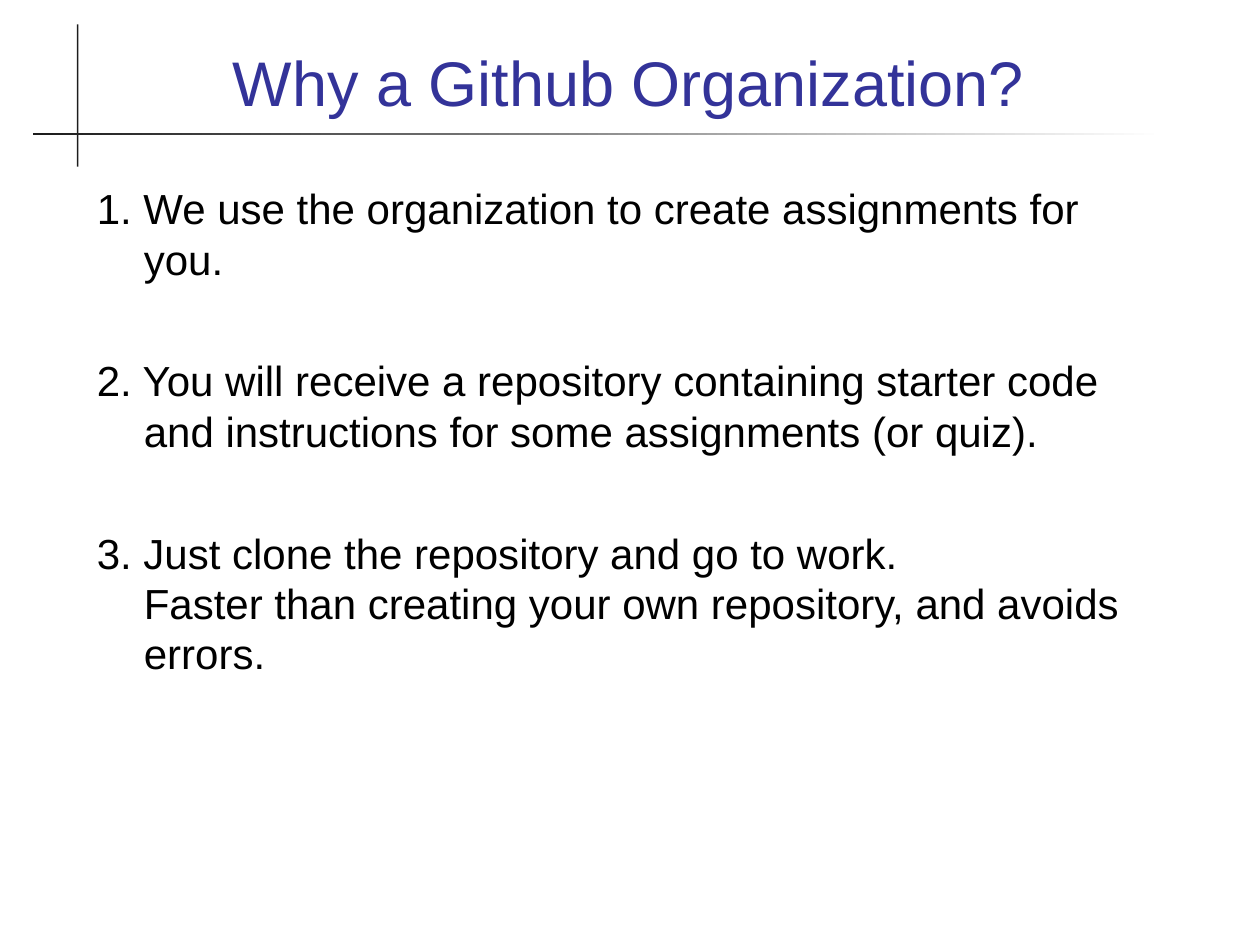
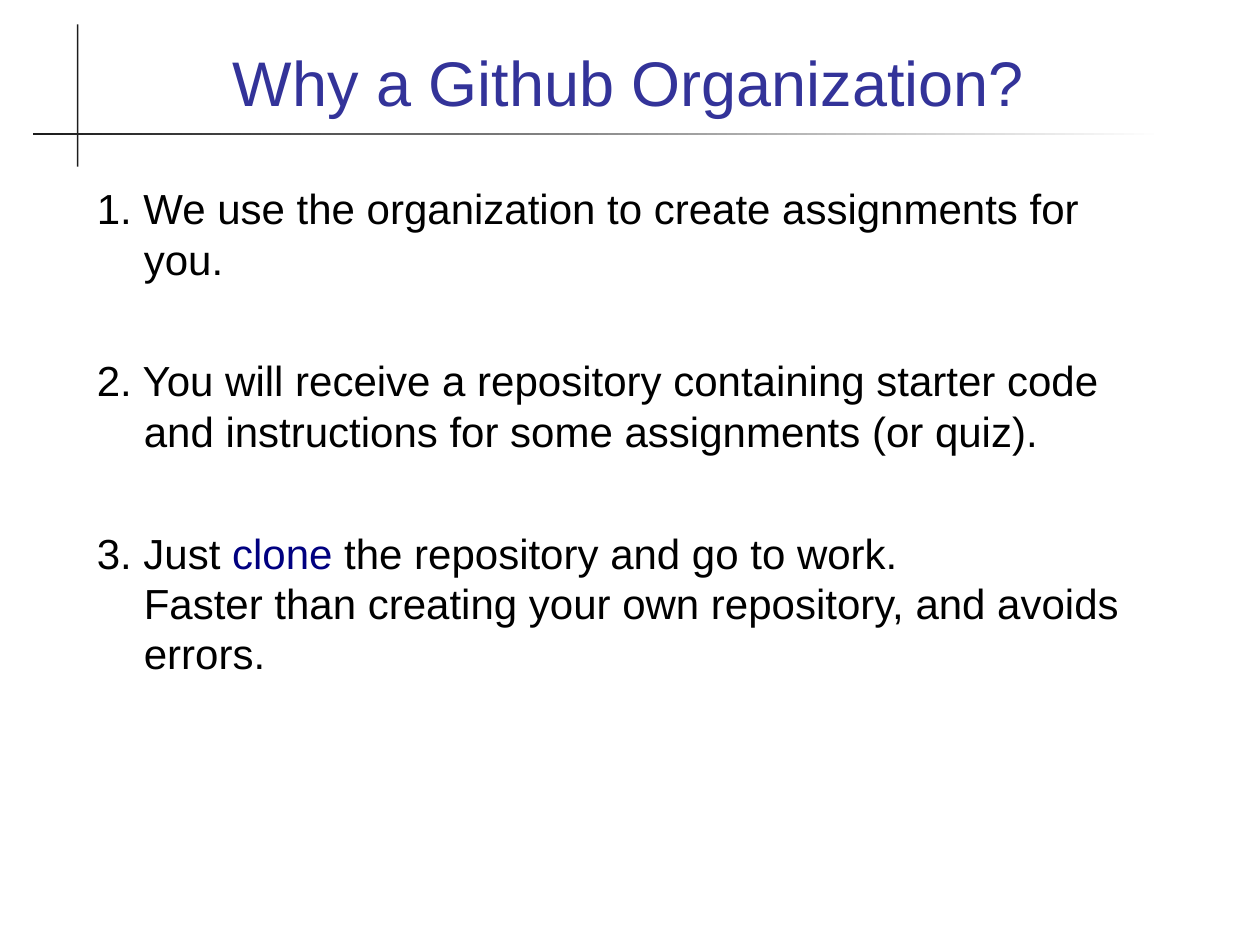
Before and after one commit to cpske/programming1, a slide deck: slide 8 of git/Github-Classroom.ppt. Drawn at 1260x945 pixels with LibreOffice and Linux fonts; fonts in the diff are those of the drawing. Boxes give left, top, right and bottom in pixels: in the first picture for what was removed or moved away, otherwise in the second. Text is boxed around its words. In the diff, an @@ line names an element or a change of style, - is before the commit and + after.

Commit message:
minor change

```diff
--- a/git/Github-Classroom.ppt
+++ b/git/Github-Classroom.ppt
@@ text at (x1=97, y1=538, x2=1118, y2=670): text colour #000000 to #000080 in "clone" @@
```
Also in this commit, not shown: 1 slide added.
